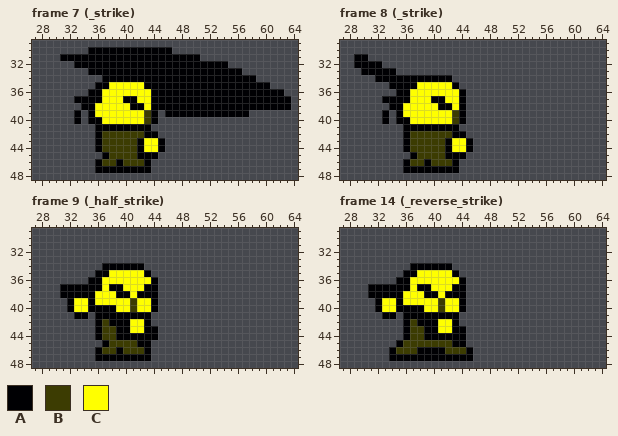
Pixel-art file, stored at assets/aseprite/melee_basic.aseprite. The picture above is the old version.
80x80 pixels, 17 frames. Shown: frame 7 (_strike): x 27..64, y 29..48; frame 8 (_strike): x 27..64, y 29..48; frame 9 (_half_strike): x 27..64, y 29..48; frame 14 (_reverse_strike): x 27..64, y 29..48. The commit also changed other frames, which this record leaves out.
Visible layers, top first: "Layer 5", "Layer 6", "Layer 4", "Layer 7".
Palette (. is transparent): A #000003  B #3c3c02  C #ffff00
Pixels before, frame 7 (_strike), first column x 31:
30 ....AAAAAAAAAAAA.................
31 AAAAAAAAAAAAAAAAAAAA.............
32 ..AAAAAAAAAAAAAAAAAAAAAA.........
33 ....AAAAAAAAAAAAAAAAAAAAAA.......
34 ......AAAAAAAAAAAAAAAAAAAAAA.....
35 .....AACCCCCAAAAAAAAAAAAAAAAAA...
36 ....AACCCCCCCAAAAAAAAAAAAAAAAAAA.
37 ..AAAACCCAACCAAAAAAAAAAAAAAAAAAAA
38 ...AACCCCCAACAAAAAAAAAAAAAAAAAAAA
39 ..A.ACCCCCCCBA.AAAAAAAAAAAA......
40 ..A.AACCCCCCBA...................
41 .....AAAAAAAA....................
42 .....ABBBBBBAA...................
43 .....ABBBBBACCA..................
44 .....ABBBBBACCA..................
45 ......ABBBBAAA...................
46 .....ABBABBBA....................
47 .....AAAAAAAA....................
Pixels before, frame 8 (_strike), first column x 29:
31 AA...............
32 AAAA.............
33 .AAAAA...........
34 ...AAAAAAAAAAA...
35 .....AAAACCCCCA..
36 ......AACCCCCCCA.
37 ....AAAACCCAACCA.
38 .....AACCCCCAACA.
39 ....A.ACCCCCCCBA.
40 ....A.AACCCCCCBA.
41 .......AAAAAAAA..
42 .......ABBBBBBAA.
43 .......ABBBBBACCA
44 .......ABBBBBACCA
45 ........ABBBBAAA.
46 .......ABBABBBA..
47 .......AAAAAAAA..
Pixels before, frame 9 (_half_strike), first column x 31:
34 ......AAAAAA..
35 .....AACCCCCA.
36 ....AACCCCCCCA
37 AAAAAACAACCCAA
38 AAAAACCCAACAAA
39 .ACCACCCCCBCCA
40 .ACCAAAACCBCCA
41 ..AA.AAAAAAAA.
42 .....ABAAACCA.
43 .....ABBAACCAA
44 .....ABBAAAAAA
45 ......ABBBBAA.
46 .....ABBABBBA.
47 .....AAAAAAAA.
Pixels before, frame 14 (_reverse_strike), first column x 31:
34 ......AAAAAA...
35 .....AACCCCCA..
36 ....AACCCCCCCA.
37 AAAAAACAACCCAA.
38 AAAAACCCAACAAA.
39 .ACCACCCCCBCCA.
40 .ACCAAAACCBCCA.
41 ..AA.AAAAAAAA..
42 .....ABAAACCA..
43 .....ABBAACCAA.
44 .....ABBAAAAAA.
45 ....ABBBBBBBAA.
46 ...ABBBAAAABBBA
47 ...AAAAAAAAAAAA
New version:
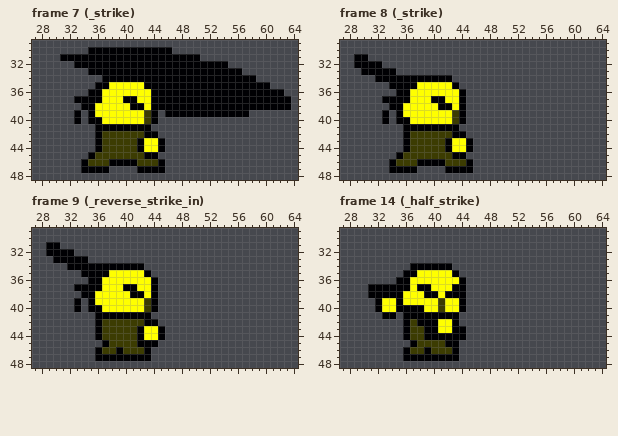
What changed:
Frame 7 (_strike), layer "Layer 4":
y 45: x 35..37 ..A -> ABB; x 42 A -> B
y 46: x 34..36 ..A -> ABB; x 38 B -> A; x 40..41 BB -> AA; x 43..45 A.. -> BBA
y 47: x 34..35 .. -> AA; x 38..41 AAAA -> ....; x 44..45 .. -> AA
Frame 8 (_strike), layer "Layer 4": the same change as frame 7 (_strike)
Frame 9 (_reverse_strike_in):
y 31: x 29..30 .. -> AA
y 32: x 29..32 .... -> AAAA
y 33: x 30..34 ..... -> AAAAA
y 34: x 32..36 ..... -> AAAAA
y 35: x 34..35 .. -> AA
y 37: x 31..32 AA -> ..; x 38..41 AACC -> CCAA; x 43 A -> C
y 38: x 31..33 AAA -> ...; x 39..41 AAC -> CCA; x 43 A -> C
y 39: x 32..34 ACC -> .A.; x 41 B -> C; x 43 C -> B
y 40: x 32..34 ACC -> .A.; x 37..38 AA -> CC; x 41 B -> C; x 43 C -> B
y 41: x 33..34 AA -> ..
y 42: x 38..42 AAACC -> BBBBB; x 44 . -> A
y 43: x 39..45 AACCAA. -> BBBACCA
y 44: x 39..41 AAA -> BBB; x 43..45 AA. -> CCA
y 45: x 44 . -> A
Frame 14 (_half_strike), layer "Layer 4":
y 45: x 35..37 ABB -> ..A; x 42 B -> A; x 44 A -> .
y 46: x 34..36 ABB -> ..A; x 38 A -> B; x 40..41 AA -> BB; x 43..45 BBA -> A..
y 47: x 34..35 AA -> ..; x 44..45 AA -> ..
